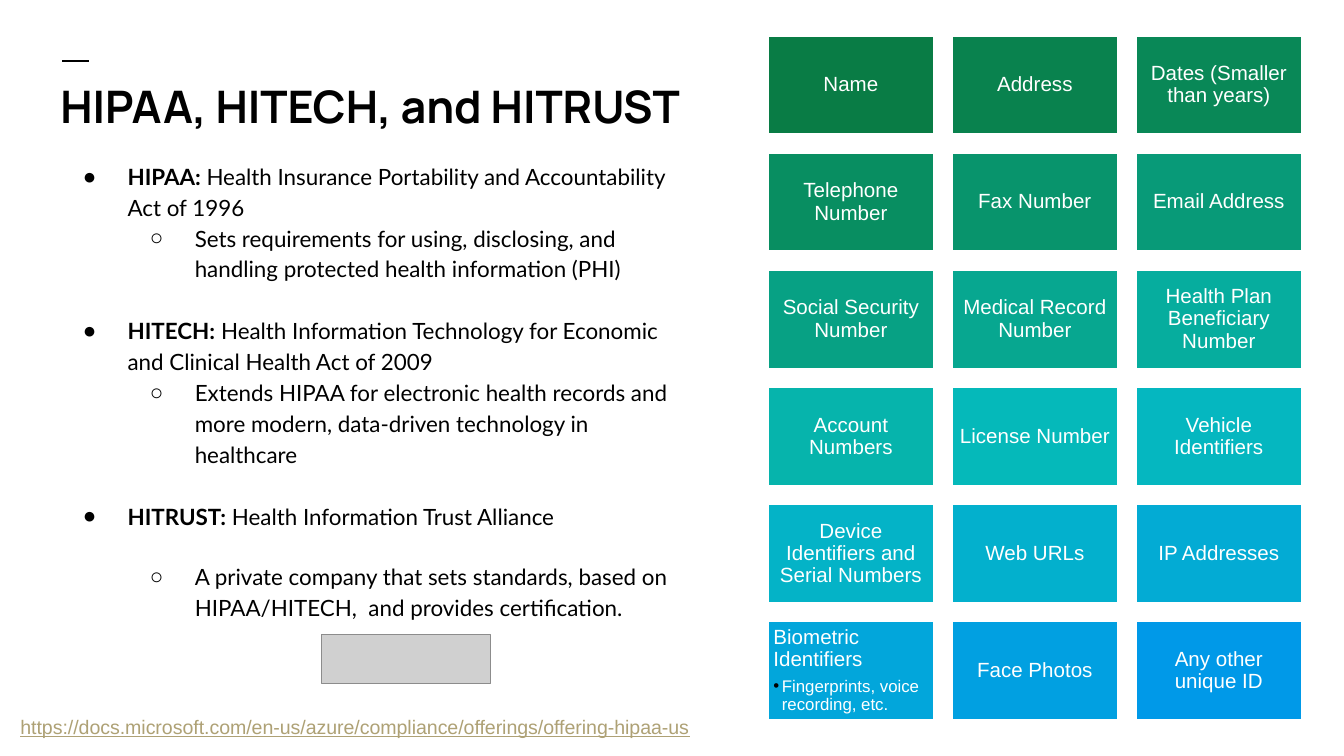
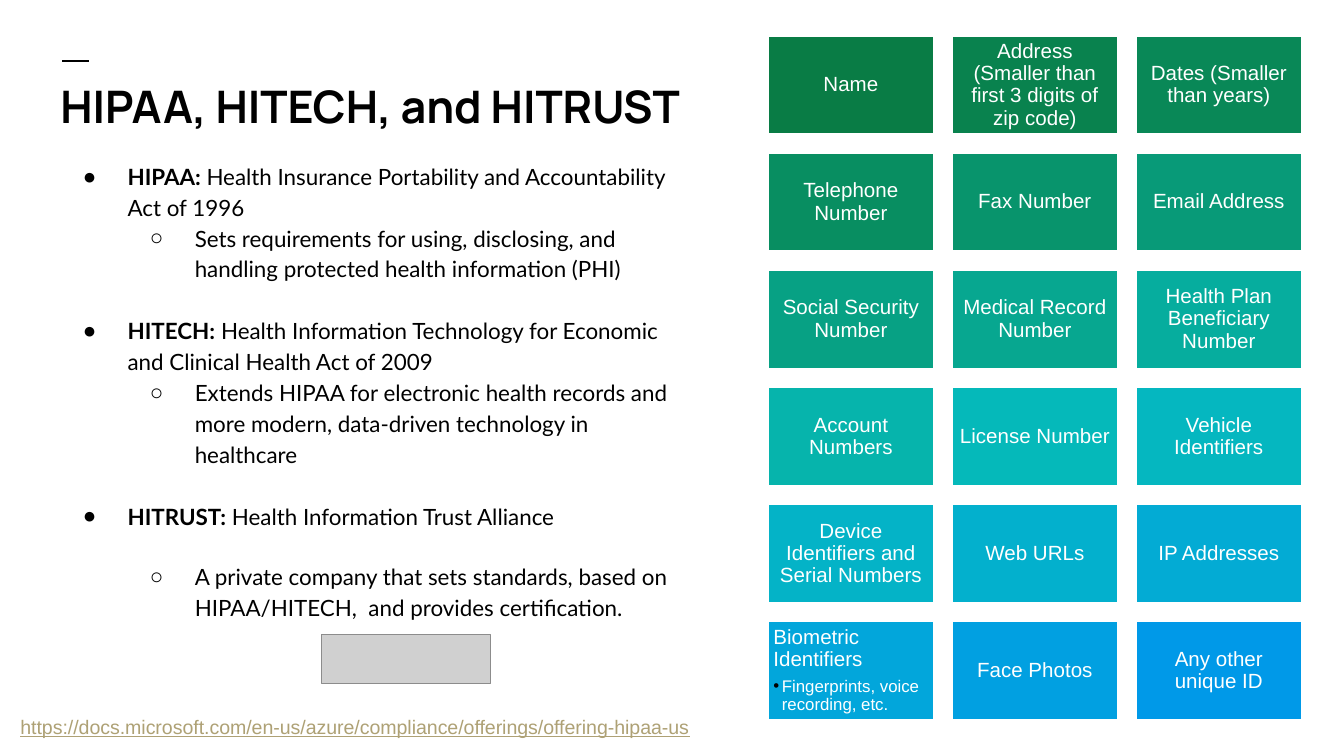
Before and after one commit to colbyford/DSBA6190-CloudComputing, a slide deck: slide 18 of 6 - Deployment and Security/Deployment.pptx. Drawn at 1344x756 pixels with LibreOffice and Linux fonts; fonts in the diff are those of the drawing; grey boxes stand for pictures. Boxes give left, top, right and bottom in pixels: in the first picture for what was removed or moved away, otherwise in the second. Text is boxed around its words. In the diff, an @@ line names an element or a change of style, - is before the commit and + after.

```diff
--- a/6 - Deployment and Security/Deployment.pptx
+++ b/6 - Deployment and Security/Deployment.pptx
@@ text at (971, 43, 1098, 130): text changed @@
-Address
+Address (Smaller than first 3 digits of zip code)
```
